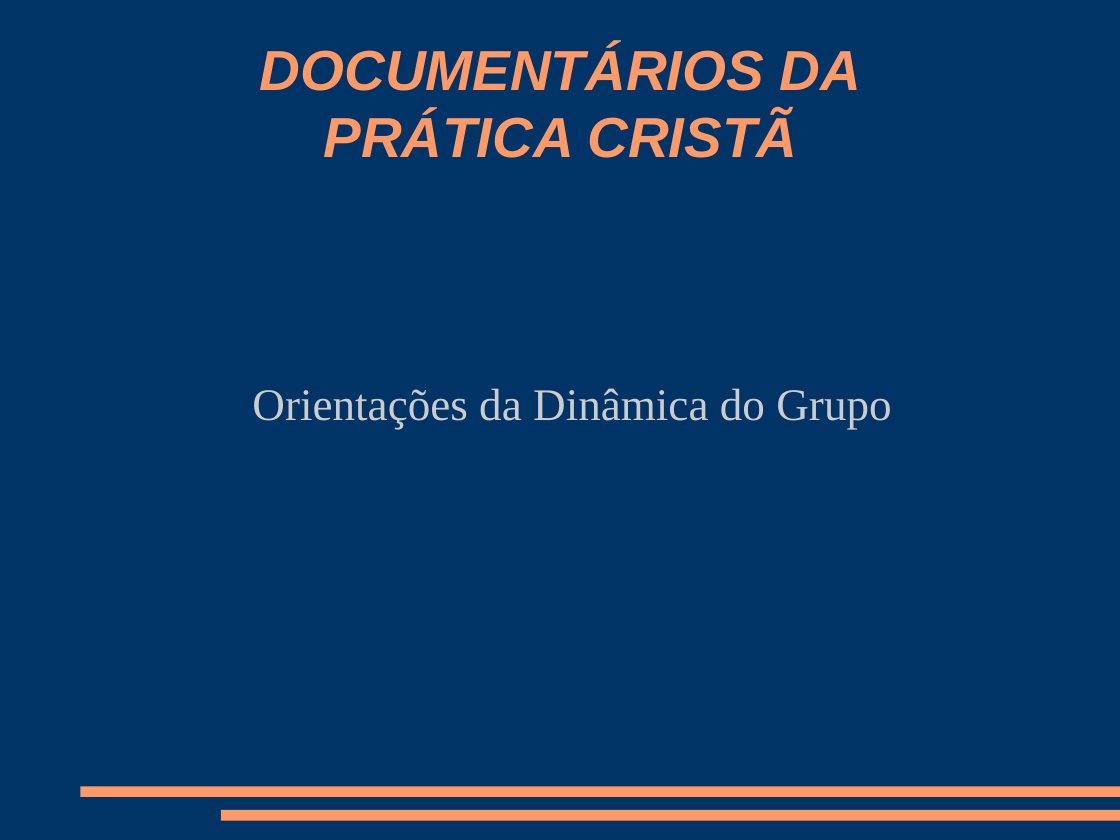
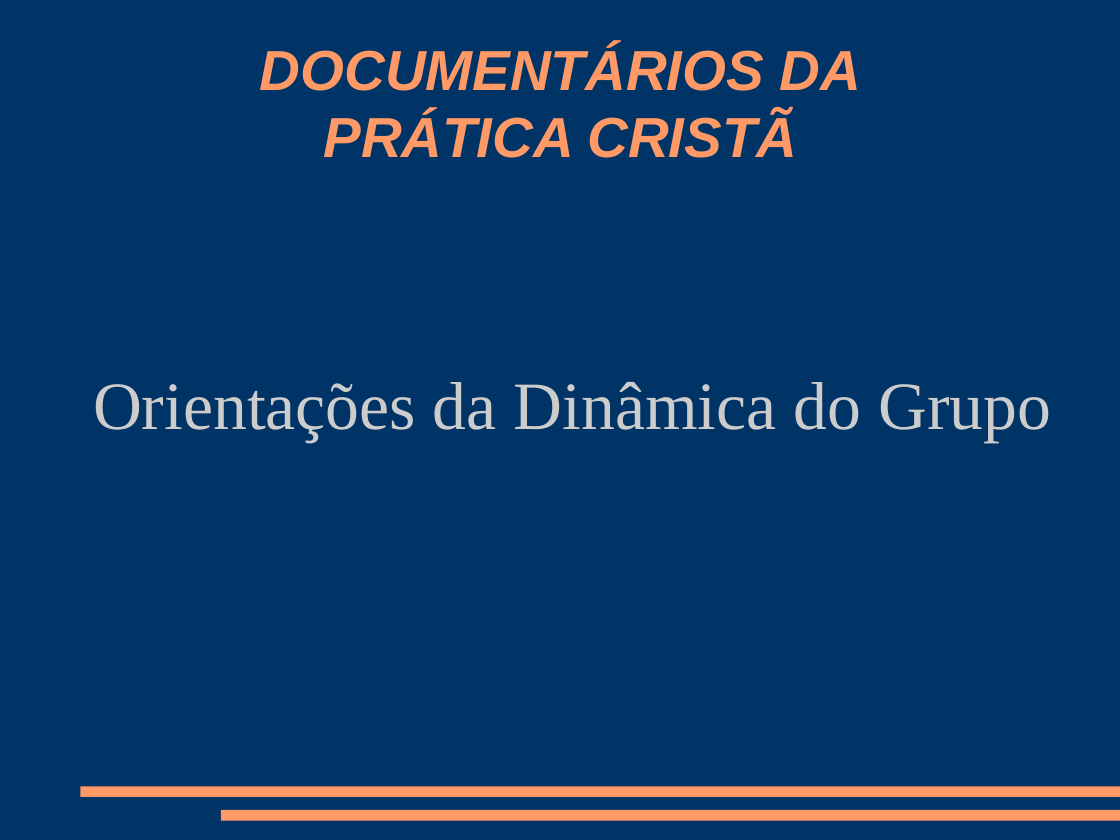
Before and after one commit to mptrv/docpcrista, a slide deck: slide 2 of docpcrista-orientacoes_da_dinamica.odp. Drawn at 1120x840 pixels with LibreOffice and Linux fonts; fonts in the diff are those of the drawing. Boxes give left, top, right and bottom in pixels: in the first picture for what was removed or moved away, otherwise in the second. Text is boxed around its words. In the diff, an @@ line names an element or a change of style, - is before the commit and + after.

```diff
--- a/docpcrista-orientacoes_da_dinamica.odp
+++ b/docpcrista-orientacoes_da_dinamica.odp
@@ subtitle "Orientações da Dinâmica do Grupo" at box(93, 382, 1051, 443): size 32 to 48 pt @@
```
Also in this commit, not shown: 12 other slides changed, 16 slides added, 1 slide removed, 1 other file.
